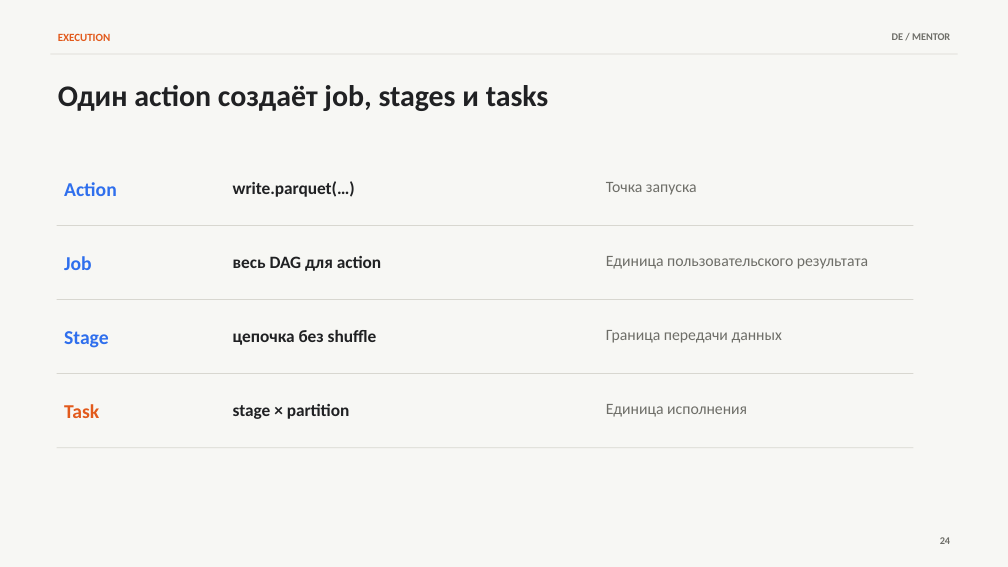
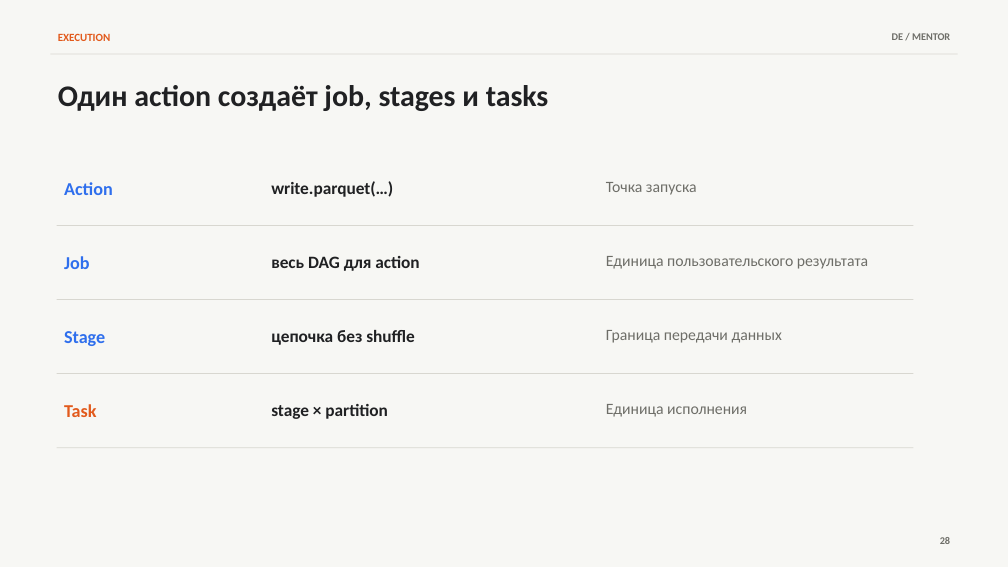
Before and after one commit to PaulKov/de-mentor, a slide deck: slide 28 of lessons/lesson-04/artifacts/apache-spark-foundations-theory.pptx (slide 24 before the commit). Drawn at 1008x567 pixels with LibreOffice and Linux fonts; fonts in the diff are those of the drawing. Boxes give left, top, right and bottom in pixels: in the first picture for what was removed or moved away, otherwise in the second. Text is boxed around its words. In the diff, an @@ line names an element or a change of style, - is before the commit and + after.

```diff
--- a/lessons/lesson-04/artifacts/apache-spark-foundations-theory.pptx
+++ b/lessons/lesson-04/artifacts/apache-spark-foundations-theory.pptx
@@ text "write.parquet(…)": place and size @@
-text "write.parquet(…)" at [233, 181, 355, 197]
+text "write.parquet(…)" at [271, 181, 393, 197]
@@ text "весь DAG для action": place and size @@
-text "весь DAG для action" at [233, 256, 381, 271]
+text "весь DAG для action" at [271, 256, 419, 271]
@@ text "цепочка без shuffle": place and size @@
-text "цепочка без shuffle" at [233, 330, 377, 345]
+text "цепочка без shuffle" at [271, 330, 415, 345]
@@ size 18.8 to 17.2 pt in 4 elements at [64, 182, 113, 195], [64, 256, 89, 269], [64, 331, 105, 346], [64, 404, 96, 417] @@
@@ text "stage × partition": place and size @@
-text "stage × partition" at [233, 404, 350, 419]
+text "stage × partition" at [271, 404, 388, 419]
```
Also in this commit, not shown: 37 other slides changed, 6 slides added, 32 other files.
